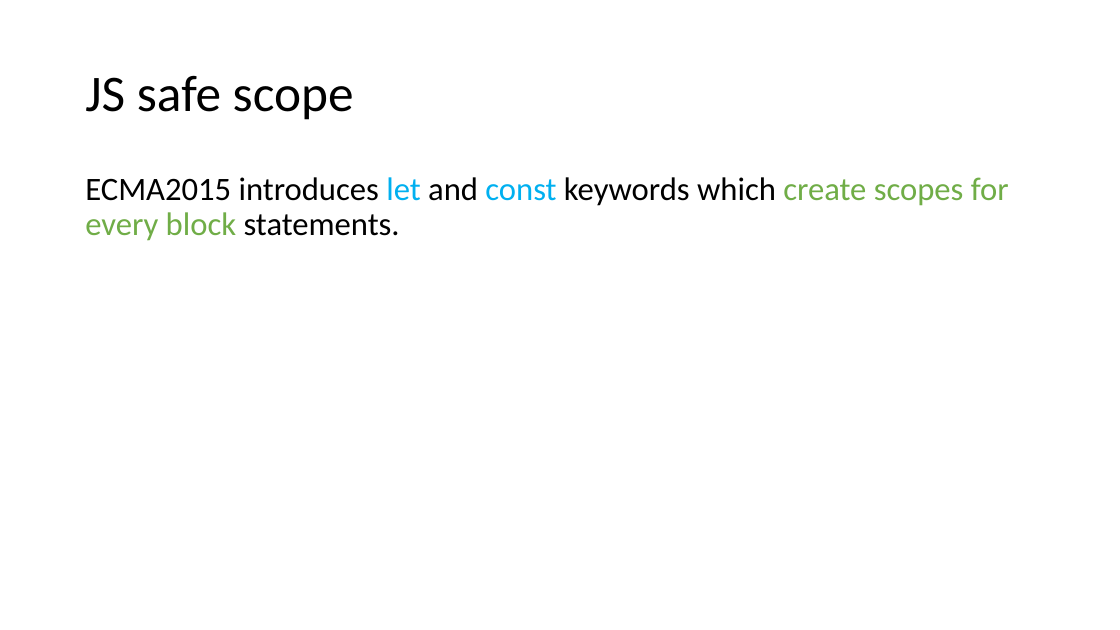
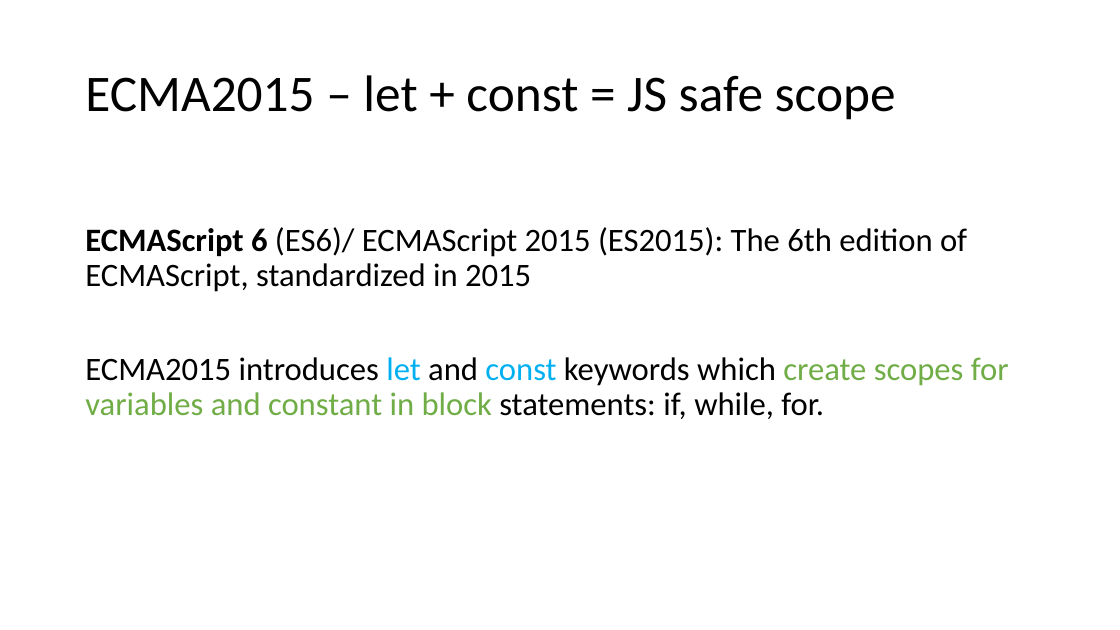
Before and after one commit to dankrz/JsTraining, a slide deck: slide 10 of JsTraining-presentation/JS Training.pptx (slide 16 before the commit). Drawn at 1120x630 pixels with LibreOffice and Linux fonts; fonts in the diff are those of the drawing. Boxes give left, top, right and bottom in pixels: in the first picture for what was removed or moved away, otherwise in the second. Text is boxed around its words. In the diff, an @@ line names an element or a change of style, - is before the commit and + after.

```diff
--- a/JsTraining-presentation/JS Training.pptx
+++ b/JsTraining-presentation/JS Training.pptx
@@ title at [85,75,896,120]: text changed @@
-JS safe scope
+ECMA2015 – let + const = JS safe scope
@@ text at [85,227,1009,419]: text changed @@
-ECMA2015 introduces let and const keywords which create scopes for every block statements.
+ECMAScript 6 (ES6)/ ECMAScript 2015 (ES2015): The 6th edition of ECMAScript, standardized in 2015
+ECMA2015 introduces let and const keywords which create scopes for variables and constant in block statements: if, while, for.
```
Also in this commit, not shown: 11 other slides changed, 8 slides added, 2 slides removed, 13 other files.
